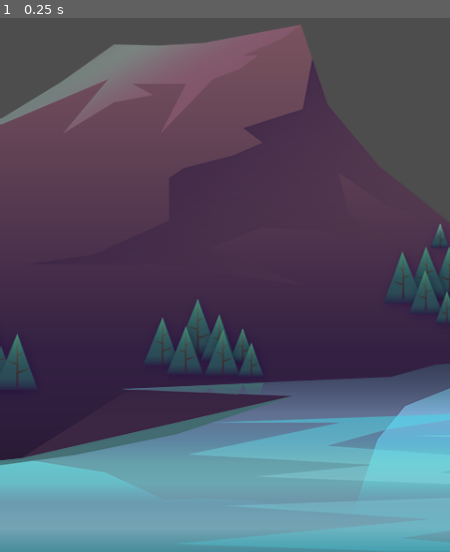
Above: before the commit, frame 1.
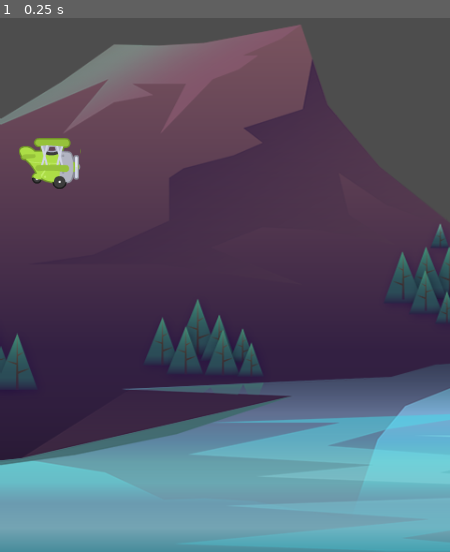
Above: after the commit, the same moment.

Repository: Danielle-Luz/Plane-game
Game: Godot game, scene res://scenes/game/game.tscn
Same seed, same stepped clock (60 frames per second), same inputs: the game is played once before the commit and once after it. The project has no main scene, so this scene is started directly.
Inputs:
- Up to frame 1 (0.25 s): no input

The runs differ from the first frame. In frame 1, 0.9% of the frame differs, in the area x 4-18%, y 22-33%.

Commit message:
feat: created plane scene with animated sprite and added it to the game scene

Diff:
--- a/scenes/game/game.tscn
+++ b/scenes/game/game.tscn
@@ -1,9 +1,13 @@
-[gd_scene load_steps=2 format=3 uid="uid://hj36y2hq3owk"]
+[gd_scene load_steps=3 format=3 uid="uid://hj36y2hq3owk"]
 
 [ext_resource type="Texture2D" uid="uid://c7lnkjjvfrpcg" path="res://assets/background/rocks_2.png" id="1_sl8j4"]
+[ext_resource type="PackedScene" uid="uid://dmyhjqfsf1vq4" path="res://scenes/game/plane.tscn" id="2_gejbe"]
 
 [node name="Game" type="Node2D"]
 
 [node name="Background" type="Sprite2D" parent="."]
 position = Vector2(342, 319)
 texture = ExtResource("1_sl8j4")
+
+[node name="Plane" parent="." instance=ExtResource("2_gejbe")]
+position = Vector2(16, 411)
--- /dev/null
+++ b/scenes/game/plane.tscn
@@ -0,0 +1,50 @@
+[gd_scene load_steps=7 format=3 uid="uid://dmyhjqfsf1vq4"]
+
+[ext_resource type="Texture2D" uid="uid://depqpcuh5vevt" path="res://assets/plane/planes_sheet.png" id="1_g2558"]
+
+[sub_resource type="AtlasTexture" id="AtlasTexture_ukcdq"]
+atlas = ExtResource("1_g2558")
+region = Rect2(0, 0, 88, 73)
+
+[sub_resource type="AtlasTexture" id="AtlasTexture_jdnhi"]
+atlas = ExtResource("1_g2558")
+region = Rect2(88, 0, 88, 73)
+
+[sub_resource type="AtlasTexture" id="AtlasTexture_3gd1d"]
+atlas = ExtResource("1_g2558")
+region = Rect2(176, 0, 88, 73)
+
+[sub_resource type="SpriteFrames" id="SpriteFrames_i8vl3"]
+animations = [{
+"frames": [{
+"duration": 1.0,
+"texture": SubResource("AtlasTexture_ukcdq")
+}, {
+"duration": 1.0,
+"texture": SubResource("AtlasTexture_jdnhi")
+}, {
+"duration": 1.0,
+"texture": SubResource("AtlasTexture_3gd1d")
+}],
+"loop": true,
+"name": &"fly",
+"speed": 8.0
+}]
+
+[sub_resource type="RectangleShape2D" id="RectangleShape2D_qcssf"]
+size = Vector2(64, 60)
+
+[node name="Plane" type="CharacterBody2D"]
+scale = Vector2(0.75, 0.75)
+
+[node name="AnimatedSprite2D" type="AnimatedSprite2D" parent="."]
+position = Vector2(48, 38)
+sprite_frames = SubResource("SpriteFrames_i8vl3")
+animation = &"fly"
+autoplay = "fly"
+frame = 2
+frame_progress = 0.375229
+
+[node name="CollisionShape2D" type="CollisionShape2D" parent="."]
+position = Vector2(55, 33)
+shape = SubResource("RectangleShape2D_qcssf")
